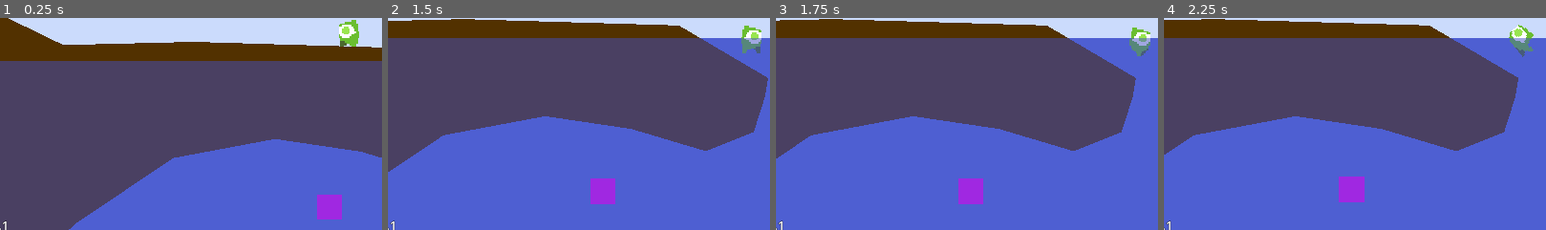
Above: before the commit, frames 1-4 (left to right).
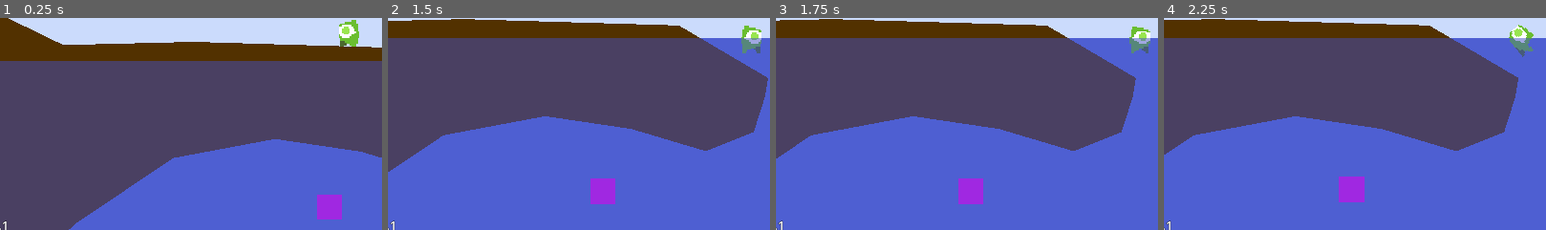
Above: after the commit, the same moments.

Repository: maggardJosh/ld55
Game: Godot game, scene res://main.tscn
Two runs of this game, one before a commit and one after it. Both use one fixed random seed, a clock stepped at 60 frames per second and the inputs below.
Inputs (mouse positions are % of the whole screen's width and height, from its top left):
- Up to frame 1 (0.25 s): no input
- Up to frame 2 (1.5 s): tap Enter at 0.5 s; move the mouse to (72, 44) at 0.52 s; hold D (move_right) 0.53-1.25 s; tap R (Record) at 0.6 s; click (72, 44) at 0.67 s; tap Space (jump) at 0.77 s; drag from (30, 54) to (65, 56) at 1.27 s
- Up to frame 3 (1.75 s): no input
- Up to frame 4 (2.25 s): move the mouse to (60, 27) at 2.02 s; hold A (move_left) from 2.03 s (still down); tap R (Record) at 2.1 s
The pictures show only the part of the screen within x 5-55%, y 47-97%; the shares and areas given below are measured in that part.

Frames 1-2 are identical in both runs. In frame 3, 0.3% of the frame differs, in the area x 92-98%, y 4-19%; in frame 4, nothing differs.

Commit message:
Increase death buffer

Diff:
--- a/player.json
+++ b/player.json
@@ -45,7 +45,7 @@
     "trimmed": true,
     "spriteSourceSize": { "x": 11, "y": 8, "w": 13, "h": 17 },
     "sourceSize": { "w": 32, "h": 32 },
-    "duration": 400
+    "duration": 600
    },
    "player 6.aseprite": {
     "frame": { "x": 2, "y": 23, "w": 17, "h": 22 },
@@ -61,7 +61,7 @@
     "trimmed": true,
     "spriteSourceSize": { "x": 11, "y": 8, "w": 13, "h": 17 },
     "sourceSize": { "w": 32, "h": 32 },
-    "duration": 400
+    "duration": 600
    },
    "player 8.aseprite": {
     "frame": { "x": 69, "y": 26, "w": 17, "h": 22 },
--- a/player.tscn
+++ b/player.tscn
@@ -100,15 +100,15 @@
 }
 
 [sub_resource type="Animation" id="Animation_krkgp"]
-length = 1.2
-tracks/0/type = "value"
-tracks/0/imported = false
-tracks/0/enabled = true
-tracks/0/path = NodePath("Sprite:region_rect")
-tracks/0/interp = 0
-tracks/0/loop_wrap = true
-tracks/0/keys = {
-"times": PackedFloat32Array(0, 0.4, 0.6, 1),
+length = 1.6
+tracks/0/type = "value"
+tracks/0/imported = false
+tracks/0/enabled = true
+tracks/0/path = NodePath("Sprite:region_rect")
+tracks/0/interp = 0
+tracks/0/loop_wrap = true
+tracks/0/keys = {
+"times": PackedFloat32Array(0, 0.6, 0.8, 1.4),
 "transitions": PackedFloat32Array(1, 1, 1, 1),
 "update": 0,
 "values": [Rect2(2, 47, 17, 21), Rect2(2, 23, 17, 22), Rect2(60, 50, 17, 21), Rect2(69, 26, 17, 22)]
@@ -120,7 +120,7 @@
 tracks/1/interp = 0
 tracks/1/loop_wrap = true
 tracks/1/keys = {
-"times": PackedFloat32Array(0, 0.4, 0.6, 1),
+"times": PackedFloat32Array(0, 0.6, 0.8, 1.4),
 "transitions": PackedFloat32Array(1, 1, 1, 1),
 "update": 0,
 "values": [Vector2(1.5, 0.5), Vector2(1.5, 2), Vector2(1.5, 0.5), Vector2(1.5, 2)]
@@ -172,13 +172,14 @@
 max_oxygen_seconds = 10.0
 oxygen_bar = NodePath("../OxygenBar")
 replenish_rate = 15.0
+death_buffer = 4.5
 
 [node name="Sprite" type="Sprite2D" parent="."]
 unique_name_in_owner = true
 texture = ExtResource("2_7u1va")
-offset = Vector2(1, 0.5)
+offset = Vector2(1.5, 0.5)
 region_enabled = true
-region_rect = Rect2(30, 2, 20, 21)
+region_rect = Rect2(41, 46, 17, 21)
 
 [node name="CollisionShape2D" type="CollisionShape2D" parent="."]
 position = Vector2(0, 1.5)
--- a/ui.tscn
+++ b/ui.tscn
@@ -24,6 +24,7 @@
 mouse_filter = 2
 color = Color(0, 0, 0, 1)
 script = ExtResource("1_e1oy5")
+show_time = 4.0
 show_curve = SubResource("Curve_74mx5")
 
 [node name="MarginContainer" type="MarginContainer" parent="."]
Binary file changed: player.aseprite
